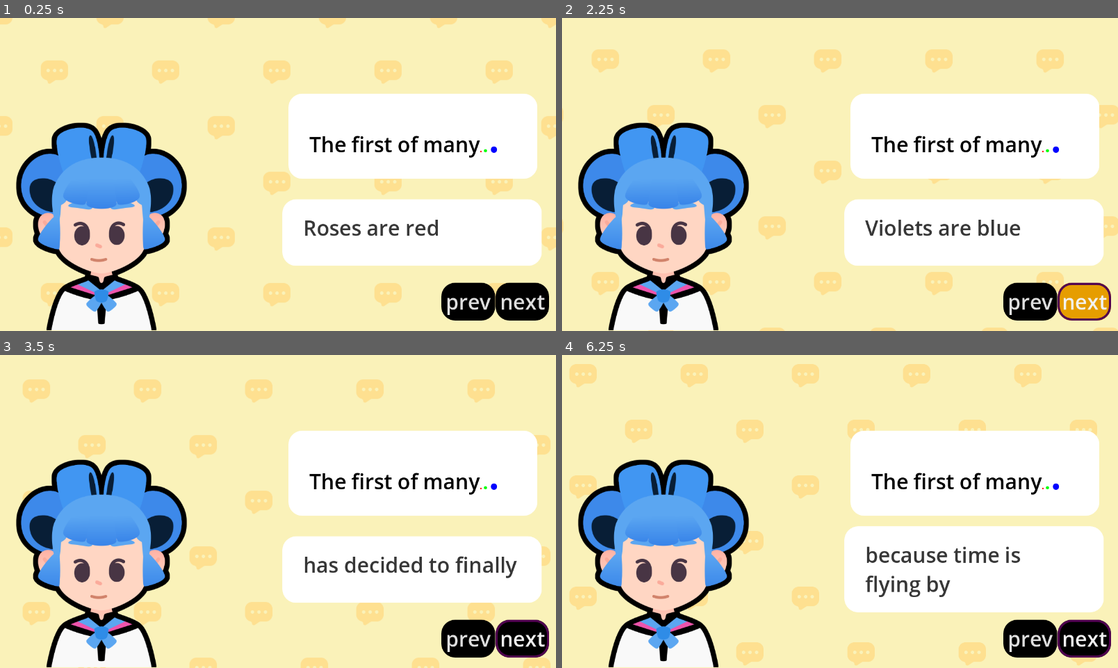
Above: before the commit, frames 1-4 (two rows, left to right).
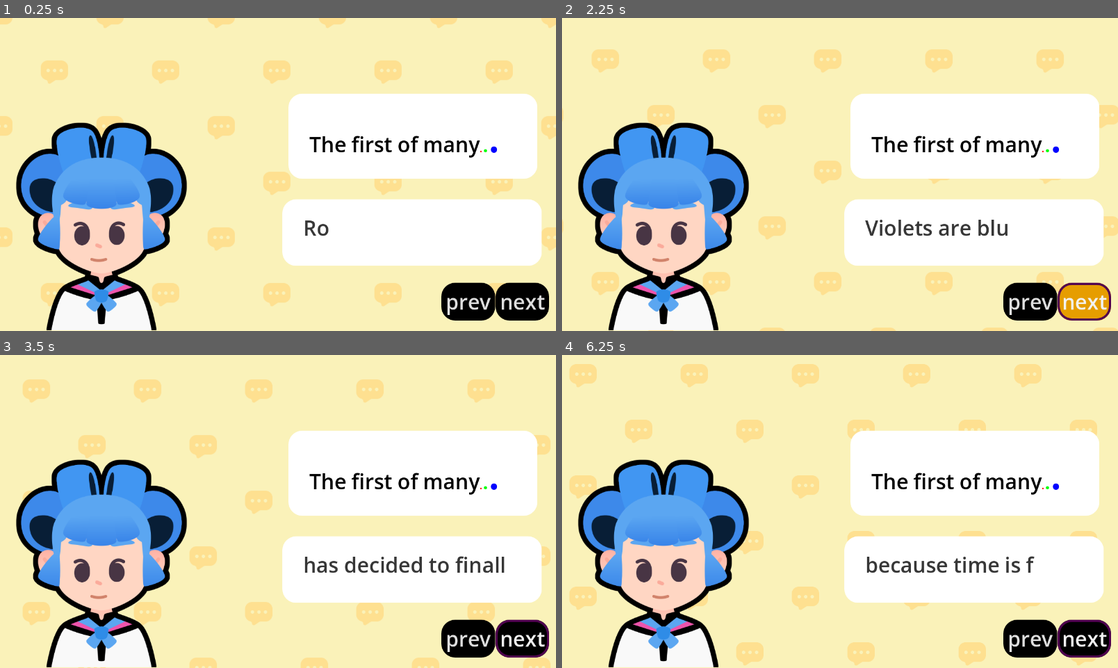
Above: after the commit, the same moments.

Repository: BNorelden/Godot-M07-Telling-a-Story
Game: Godot game, scene res://lessons/dialogue.tscn
The game is run twice, just before and just after one commit, with the same random seed, the same clock (stepped at 60 frames per second) and the same inputs. The project has no main scene, so this scene is started directly. Sound files missing from this copy of the repository are replaced by a short silence.
Inputs (mouse positions are in pixels of both pictures, inside the frame that each line leads up to):
- Up to frame 1 (0.25 s): no input
- Up to frame 2 (2.25 s): click "prev" at 0.5 s; click "next" at 1.25 s; click "next" at 2 s
- Up to frame 3 (3.5 s): tap Enter at 2.75 s; move the mouse to (400, 495) at 2.77 s; hold D (move_right) from 2.78 s (still down); tap Z at 2.85 s; click (400, 495) at 2.92 s; tap Space at 3.02 s
- Up to frame 4 (6.25 s): move the mouse to (728, 527) at 3.52 s; release D (move_right) at 3.53 s; hold S (move_down) 3.53-4.28 s; tap Z every 0.75 s from 3.6 to 5.85 s; tap Space at 3.77, 5.27, 6.02 s; move the mouse to (895, 442) at 4.27 s; hold D (move_right) 4.28-5.03 s; move the mouse to (812, 574) at 5.02 s; hold W (move_up) 5.03-5.78 s; click (812, 574) at 5.17 s; move the mouse to (1006, 558) at 5.77 s; hold A (move_left) from 5.78 s (still down)

The runs differ from the first frame. In frame 1, 0.4% of the frame differs, in the area x 59-79%, y 64-70%; in frame 2, less than 0.1%; in frame 3, less than 0.1%; in frame 4, 4.3%, in the area x 50-98%, y 54-83%.

Commit message:
L6 Complete
- practice L6.P1 done
- practice L6.P2 done

Diff:
--- a/lessons/dialogue.gd
+++ b/lessons/dialogue.gd
@@ -4,6 +4,9 @@
 @onready var next_button_2: Button = %NextButton2
 
 @onready var rich_text_label: RichTextLabel = %RichTextLabel
+@onready var audio_stream_player: AudioStreamPlayer = %AudioStreamPlayer
+
+
 
 var dialogue_items: Array[String] = [
 	"Roses are red",
@@ -42,8 +45,20 @@
 func show_text() -> void:
 	var current_item := dialogue_items[current_item_index]
 	rich_text_label.text = current_item
+	rich_text_label.visible_ratio = 0.0
 
-	#current_item = (current_item.to_int() + 1).to_string()
+
+	var tween := create_tween()
+	var text_appearing_duration := 1.2
+	tween.tween_property(rich_text_label, "visible_ratio", 1.0, text_appearing_duration)
+
+	var sound_max_offset := audio_stream_player.stream.get_length() - text_appearing_duration
+
+	var sound_start_position := randf() * sound_max_offset
+	audio_stream_player.play(sound_start_position)
+
+	tween.finished.connect(audio_stream_player.stop)
+
 
 func _ready() -> void:
 	show_text()
--- a/lessons/dialogue.tscn
+++ b/lessons/dialogue.tscn
@@ -8,6 +8,7 @@
 [ext_resource type="Texture2D" uid="uid://d000xjtr4iqtk" path="res://assets/emotion_regular.png" id="4_rjqnu"]
 [ext_resource type="StyleBox" uid="uid://c5iefe5351ndt" path="res://lessons/button_purple.tres" id="7_nggfo"]
 [ext_resource type="StyleBox" uid="uid://di4marnf3sq20" path="res://lessons/button_orange.tres" id="7_rduj4"]
+[ext_resource type="AudioStream" uid="uid://bm2mvov4dm0aw" path="res://assets/talking_synth_alternate.ogg" id="9_xlxck"]
 
 [sub_resource type="ShaderMaterial" id="ShaderMaterial_rjqnu"]
 shader = ExtResource("1_v8wjx")
@@ -135,3 +136,7 @@
 text = "The second label
 "
 fit_content = true
+
+[node name="AudioStreamPlayer" type="AudioStreamPlayer" parent="."]
+unique_name_in_owner = true
+stream = ExtResource("9_xlxck")
--- a/practices/L6.P1.poetry/poetry.gd
+++ b/practices/L6.P1.poetry/poetry.gd
@@ -20,5 +20,8 @@
 
 func _ready() -> void:
 	rich_text_label.text = lines
+	rich_text_label.visible_ratio = 0.0
 	# Make sure to start the visible ratio at 0
 	# Create a tween, and grow the visible ratio to 1 over appearance_time
+	var tween = create_tween()
+	tween.tween_property(rich_text_label, "visible_ratio", 1.0, appearance_time)
--- a/practices/L6.P1.poetry/poetry.tscn
+++ b/practices/L6.P1.poetry/poetry.tscn
@@ -1,12 +1,13 @@
-[gd_scene load_steps=4 format=3]
+[gd_scene load_steps=4 format=3 uid="uid://boivjmvn1k354"]
 
-[ext_resource type="Material" path="res://practices/L6.P1.poetry/assets/practice_background_material.tres" id="1_4bdlg"]
-[ext_resource type="Theme" path="res://practices/L6.P1.poetry/assets/practice_exercises_theme.tres" id="2_6ni1p"]
-[ext_resource type="Script" path="res://practices/L6.P1.poetry/poetry.gd" id="3_j8xat"]
+[ext_resource type="Material" uid="uid://blciib2n6bpvf" path="res://practices/L6.P1.poetry/assets/practice_background_material.tres" id="1_4bdlg"]
+[ext_resource type="Theme" uid="uid://dt2geayaiwfiv" path="res://practices/L6.P1.poetry/assets/practice_exercises_theme.tres" id="2_6ni1p"]
+[ext_resource type="Script" uid="uid://cobysofohgyfc" path="res://practices/L6.P1.poetry/poetry.gd" id="3_j8xat"]
 
 [node name="Poetry" type="ColorRect"]
 material = ExtResource("1_4bdlg")
 custom_minimum_size = Vector2(960, 540)
+anchors_preset = 15
 anchor_right = 1.0
 anchor_bottom = 1.0
 grow_horizontal = 2
--- a/practices/L6.P2.typewriter/typewriter.gd
+++ b/practices/L6.P2.typewriter/typewriter.gd
@@ -24,6 +24,19 @@
 func _ready() -> void:
 	rich_text_label.text = lines
 	# Set the text's `visible_ratio` back to `0`
+	rich_text_label.visible_ratio = 0
 	# Make sure you animate the `visible_ratio` over `appearance_time`
 	# Start playing the sound
 	# And also remember to stop it!
+
+	var tween := create_tween()
+
+
+	tween.tween_property(rich_text_label, "visible_ratio", 1.0, appearance_time)
+
+	var sound_max_offset := audio_stream_player.stream.get_length() - appearance_time
+
+	var sound_start_position := randf() * sound_max_offset
+	audio_stream_player.play(sound_start_position)
+
+	tween.finished.connect(audio_stream_player.stop)
--- a/practices/L6.P2.typewriter/typewriter.tscn
+++ b/practices/L6.P2.typewriter/typewriter.tscn
@@ -1,13 +1,14 @@
-[gd_scene load_steps=5 format=3]
+[gd_scene load_steps=5 format=3 uid="uid://dywhski6w1d5t"]
 
-[ext_resource type="Material" path="res://practices/L6.P2.typewriter/assets/practice_background_material.tres" id="1_ia7p2"]
-[ext_resource type="Theme" path="res://practices/L6.P2.typewriter/assets/practice_exercises_theme.tres" id="2_ib24g"]
-[ext_resource type="Script" path="res://practices/L6.P2.typewriter/typewriter.gd" id="3_v80jw"]
-[ext_resource type="AudioStream" path="res://practices/L6.P2.typewriter/assets/human_vel-002.wav" id="4_ioh4f"]
+[ext_resource type="Material" uid="uid://dmef1amrv175m" path="res://practices/L6.P2.typewriter/assets/practice_background_material.tres" id="1_ia7p2"]
+[ext_resource type="Theme" uid="uid://v0dvpkkl7lel" path="res://practices/L6.P2.typewriter/assets/practice_exercises_theme.tres" id="2_ib24g"]
+[ext_resource type="Script" uid="uid://bq82qxr1irxcu" path="res://practices/L6.P2.typewriter/typewriter.gd" id="3_v80jw"]
+[ext_resource type="AudioStream" uid="uid://lediykc1phcl" path="res://practices/L6.P2.typewriter/assets/human_vel-002.wav" id="4_ioh4f"]
 
 [node name="Typewriter" type="ColorRect"]
 material = ExtResource("1_ia7p2")
 custom_minimum_size = Vector2(960, 540)
+anchors_preset = 15
 anchor_right = 1.0
 anchor_bottom = 1.0
 grow_horizontal = 2
Not shown, removed: assets/talking_synth.ogg.import
Not shown: 1 places in lessons/dialogue.tscn that only renumber resources
Not shown, removed: assets/talking_synth.ogg
